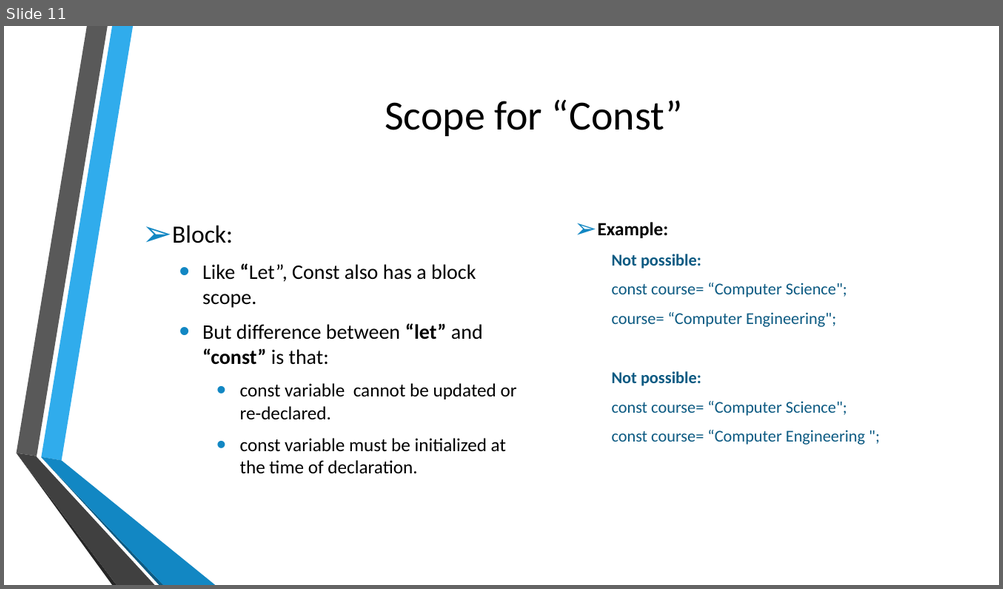
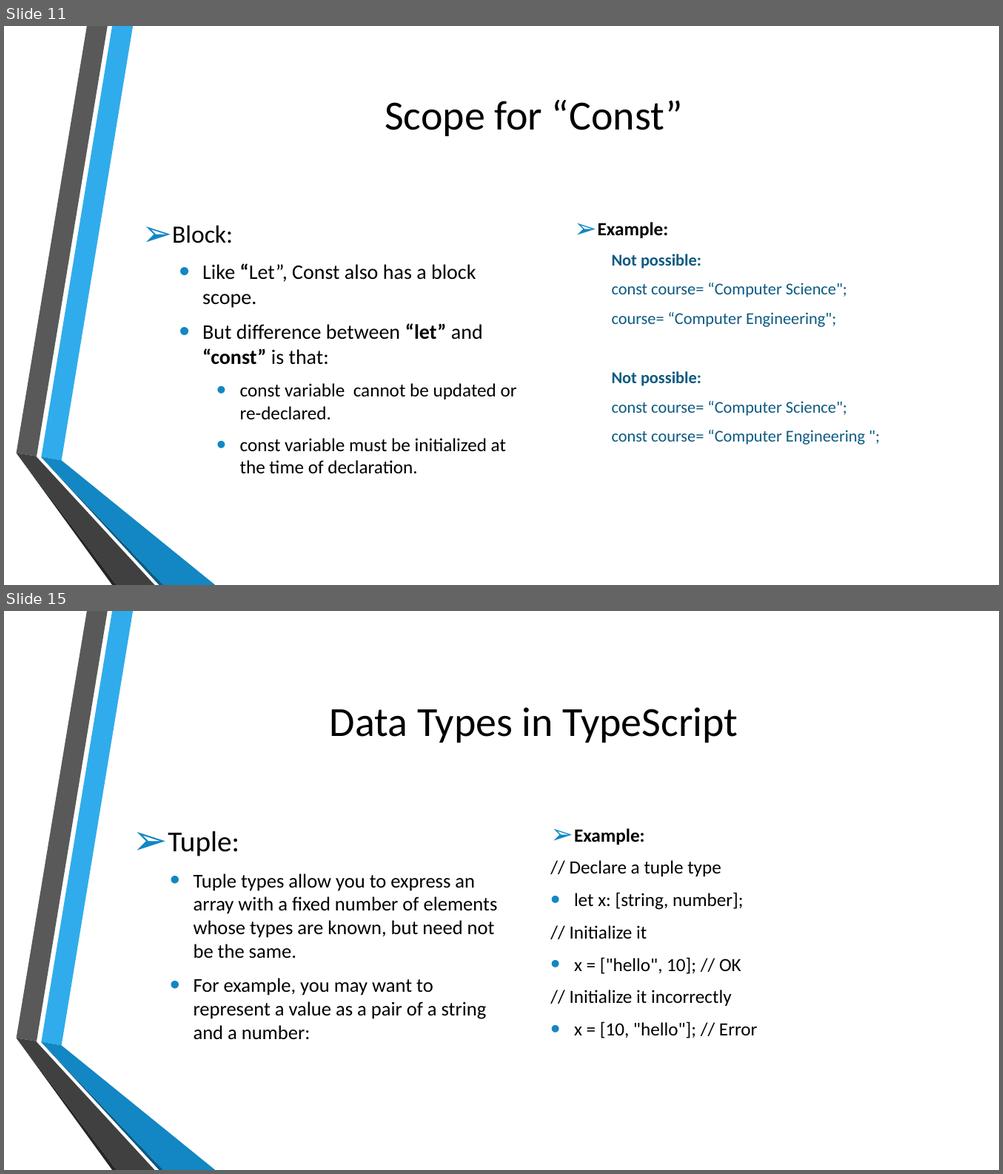
Before and after one commit to kalyank12/SoftwareParadigms, a slide deck: PPT/Group02-Component1.pptx. Shown one above the other, each under a label of ours: slide 11 before the commit, slides 11 and 15 after it; the slides between them are not shown. The pictures are 1003x589 and 1003x1174 pixels, drawn with LibreOffice and Linux fonts; fonts in the diff are those of the drawing; background and template pictures are left out. Boxes give left, top, right and bottom in pixels: in the first picture for what was removed or moved away, otherwise in the second. Text is boxed around its words. In the diff, an @@ line names an element or a change of style, - is before the commit and + after.

```diff
--- a/PPT/Group02-Component1.pptx
+++ b/PPT/Group02-Component1.pptx
@@ slide 15 added at [4, 611, 999, 1170], background picture (left out); not listed: 6 template elements that a slide beside it also shows @@
@@ title added at [330, 707, 738, 743], 40 pt, text #000000 @@
+Data Types in TypeScript
@@ text added at [168, 831, 498, 1040], 19 pt, text #000000 @@
+➢ Tuple:
+  • Tuple types allow you to express an array with a fixed number of elements whose types are known, but need not be the same.
+  • For example, you may want to represent a value as a pair of a string and a number:
@@ text added at [569, 829, 757, 1039], 18 pt, text #000000 @@
+➢ Example:
+// Declare a tuple type
+• let x: [string, number];
+// Initialize it
+• x = ["hello", 10]; // OK
+// Initialize it incorrectly
+• x = [10, "hello"]; // Error
```
Also in this commit, not shown: 10 other slides added.
